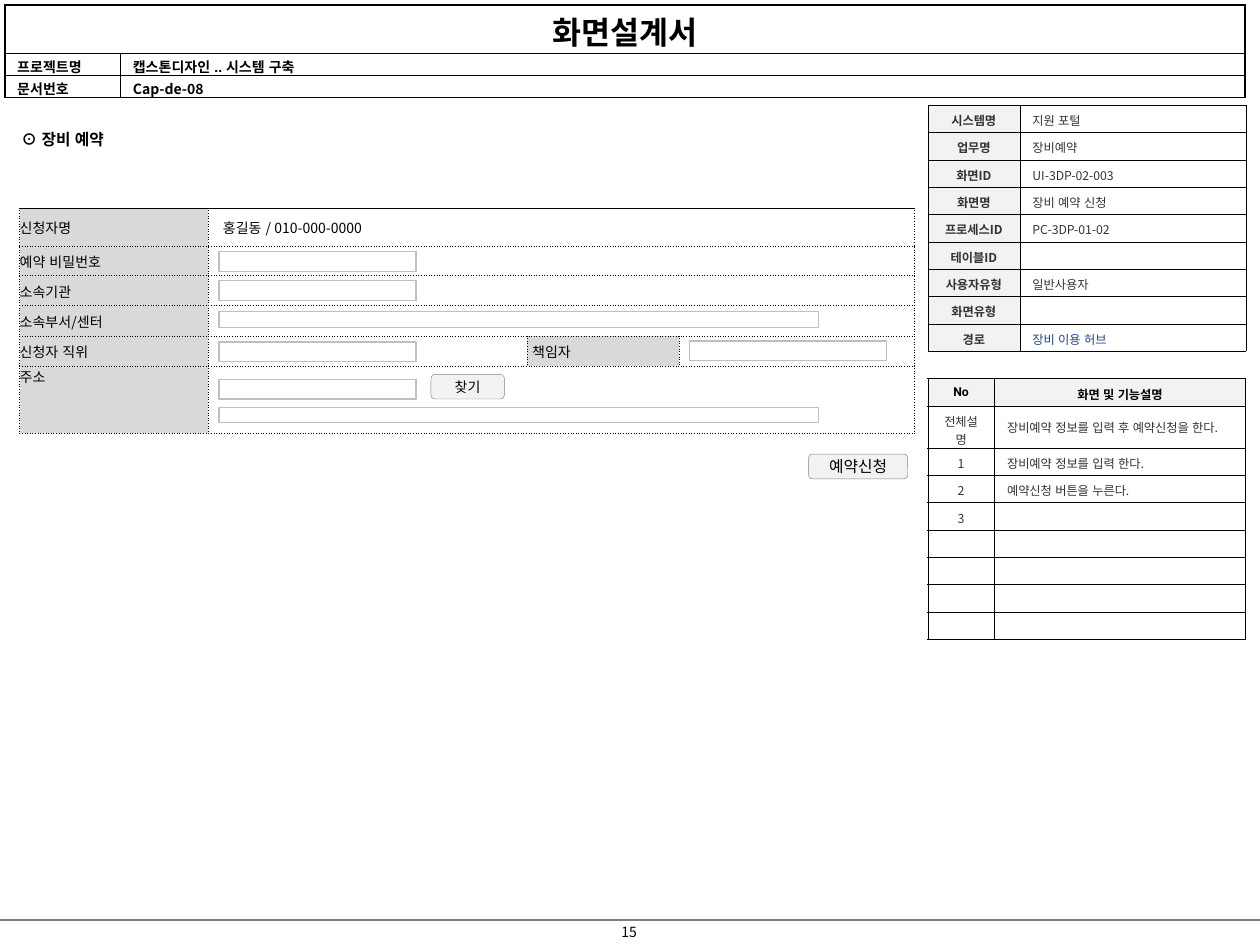
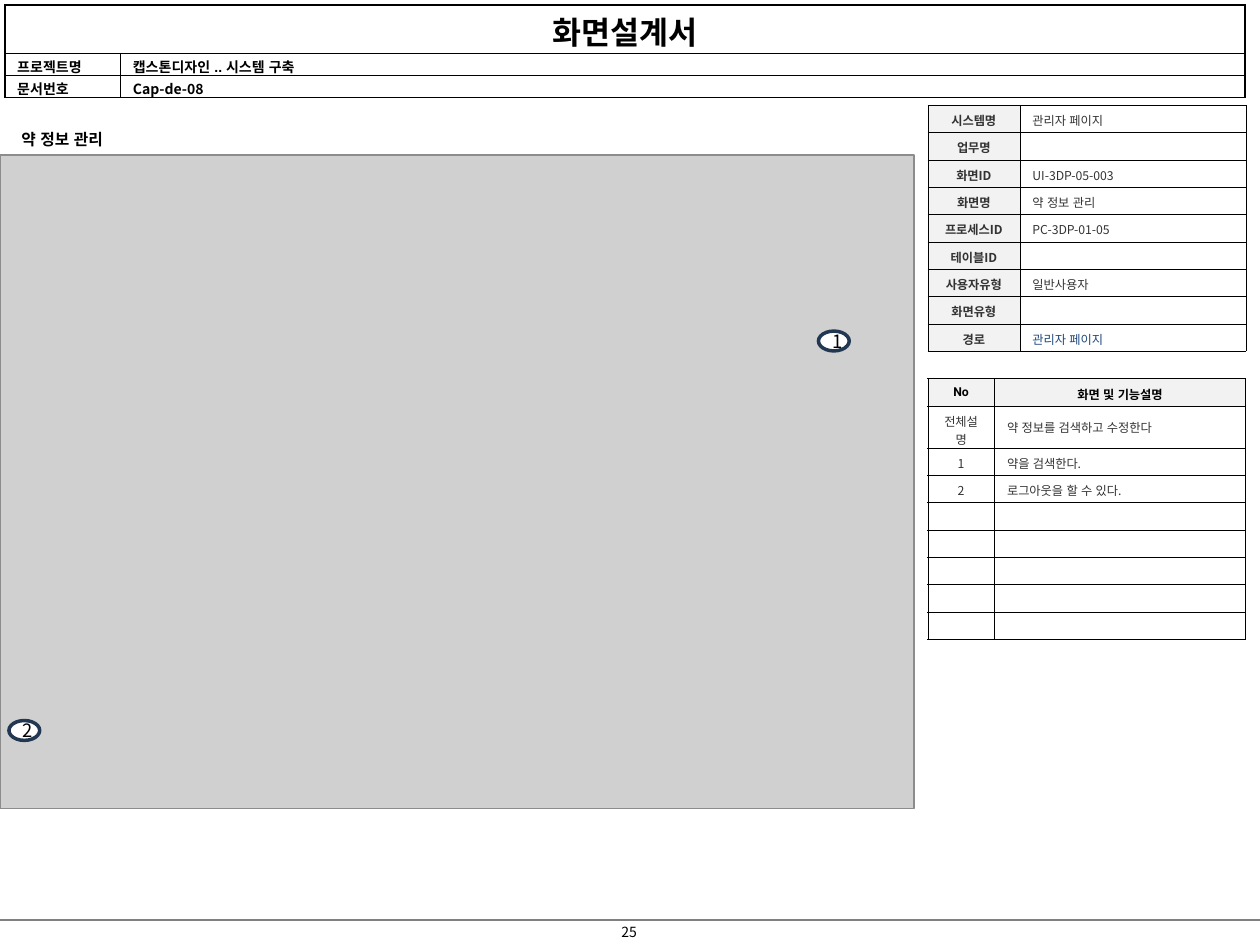
Before and after one commit to jiyong706/debug, a slide deck: slide 25 of debug 산출물/화면 설계서/2024_05_22화면설계서-V0.1.2.pptx (slide 15 before the commit). Drawn at 1260x945 pixels with LibreOffice and Linux fonts; fonts in the diff are those of the drawing; grey boxes stand for pictures. Boxes give left, top, right and bottom in pixels: in the first picture for what was removed or moved away, otherwise in the second. Text is boxed around its words. In the diff, an @@ line names an element or a change of style, - is before the commit and + after.

```diff
--- a/debug 산출물/화면 설계서/2024_05_22화면설계서-V0.1.2.pptx
+++ b/debug 산출물/화면 설계서/2024_05_22화면설계서-V0.1.2.pptx
@@ table at (927,106,1246,352) @@
-row 1, column 2: 지원 포털
+row 1, column 2: 관리자 페이지
-row 2, column 2: 장비예약
+row 2, column 2: 
-row 3, column 2: UI-3DP-02-003
+row 3, column 2: UI-3DP-05-003
-row 4, column 2: 장비 예약 신청
+row 4, column 2: 약 정보 관리
-row 5, column 2: PC-3DP-01-02
+row 5, column 2: PC-3DP-01-05
-row 9, column 2: 장비 이용 허브
+row 9, column 2: 관리자 페이지
@@ text at (21,131,103,147): text changed @@
-⊙ 장비 예약
+약 정보 관리
@@ picture added at (0,155,914,809) @@
@@ table removed at (20,209,915,433), 6 rows, 4 columns @@
-신청자명 | 홍길동 / 010-000-0000 |  | 
-예약 비밀번호 | 생산자 |  | 
-소속기관 |  |  | 
-소속부서/센터 |  |  | 
-신청자 직위 |  | 책임자 | 
-주소 |  |  | 
@@ rectangle removed at (219,252,416,272) @@
@@ rectangle removed at (219,281,416,301) @@
@@ rectangle removed at (219,311,819,326) @@
@@ rectangle removed at (219,341,416,362) @@
@@ rectangle removed at (689,341,886,362) @@
@@ ellipse added at (819,331,849,352), fill #FFFFFF, outline #233953 2 pt, 10.5 pt, text #000000 @@
+1
@@ rectangle removed at (219,379,416,399) @@
@@ rounded rectangle removed at (431,374,504,399) @@
-찾기
@@ table at (927,379,1245,640) @@
-row 2: 전체설명 | 장비예약 정보를 입력 후 예약신청을 한다.
-row 3: 1 | 장비예약 정보를 입력 한다.
-row 4: 2 | 예약신청 버튼을 누른다.
-row 5: 3 | 
+row 2: 전체설명 | 약 정보를 검색하고 수정한다
+row 3: 1 | 약을 검색한다.
+row 4: 2 | 로그아웃을 할 수 있다.
+row 9:  | 
@@ rectangle removed at (219,407,819,422) @@
@@ rounded rectangle removed at (809,454,908,479) @@
-예약신청
@@ ellipse added at (9,721,39,741), fill #FFFFFF, outline #233953 2 pt, 10.5 pt, text #000000 @@
+2
@@ page number at (621,926,637,937): text changed @@
-15
+25
```
Also in this commit, not shown: 16 other slides changed, 2 slides added, 2 slides removed.
